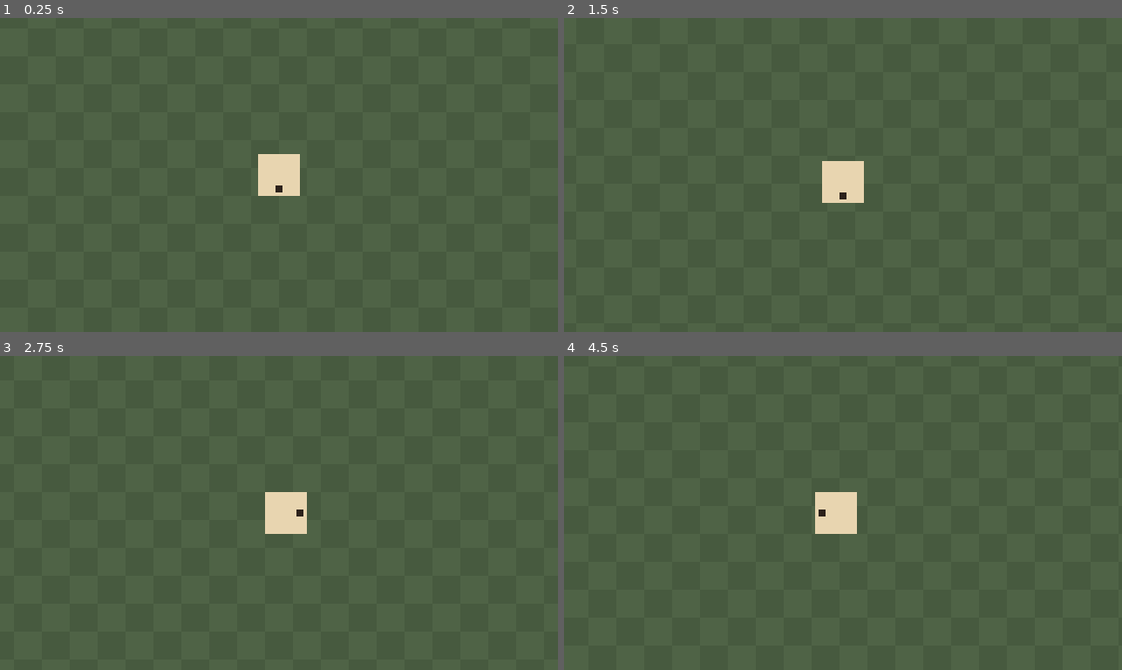
Above: before the commit, frames 1-4 (two rows, left to right).
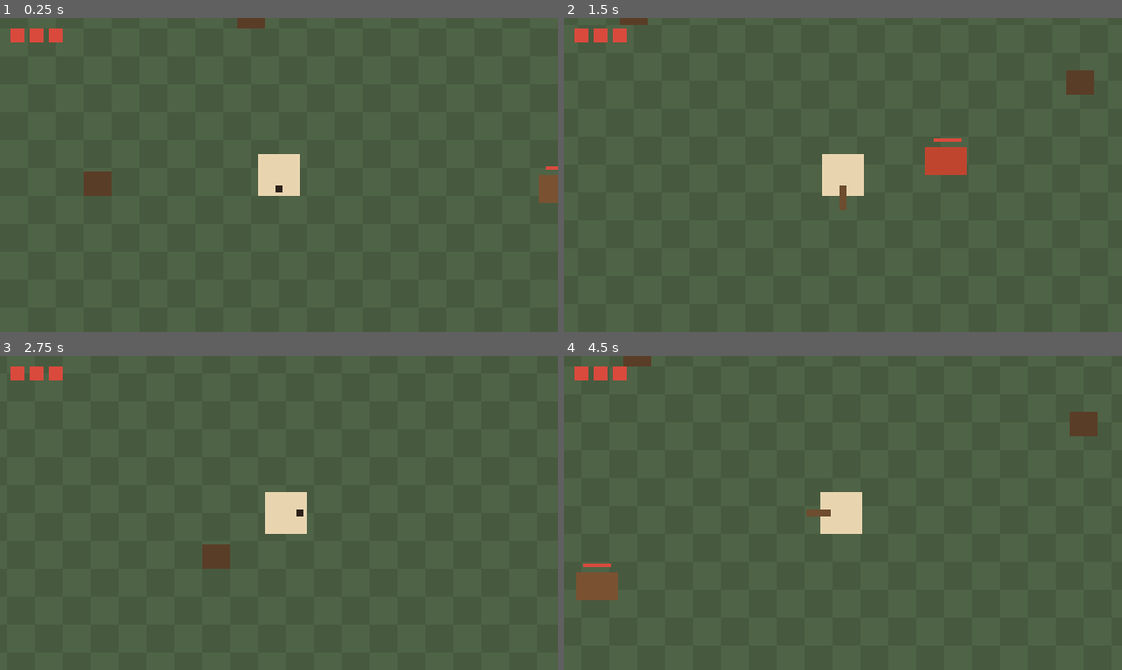
Above: after the commit, the same moments.

Repository: DavidGiangiacomo/dernier-specimen
Game: Godot game, scene res://terrain_de_test/terrain_de_test.tscn
The game is run twice, just before and just after one commit, with the same random seed, the same clock (stepped at 60 frames per second) and the same inputs.
Inputs:
- Up to frame 1 (0.25 s): no input
- Up to frame 2 (1.5 s): hold Right (droite) 0.53-1.28 s; tap Space (roulade) at 0.6 s; tap J (attaque, bound only after the commit) at 0.8, 1.35 s; hold Down (bas) from 1.28 s (still down)
- Up to frame 3 (2.75 s): tap Space (roulade) at 1.55, 2.1 s; release Down (bas) at 2.03 s; hold Right (droite) from 2.03 s (still down); tap J (attaque, bound only after the commit) at 2.3 s
- Up to frame 4 (4.5 s): release Right (droite) at 2.78 s; hold Up (haut) 2.78-3.53 s; tap J (attaque, bound only after the commit) at 2.85, 3.8, 4.35 s; tap Space (roulade) at 3.05, 3.6 s; hold Left (gauche) from 3.53 s (still down)

The runs differ from the first frame. In frame 1, 1.2% of the frame differs, in the area x 1-100%, y 0-59%; in frame 2, 2.0%, in the area x 1-95%, y 0-62%; in frame 3, 0.7%; in frame 4, 1.9%.

Commit message:
Jalon 1 : taper et être tapé
Hitbox et hurtbox réutilisables (jeu/combat/) sur des calques nommés :
une hitbox ne touche une cible qu'une fois par coup, et une hurtbox
reste invincible un moment après un coup.

Gojo frappe avec le bâton ferré (1 dégât, cadence 0,35 s, portée
courte, recul léger), a 6 PV affichés en 3 cœurs, flashe et clignote
pendant les 0,8 s d'invincibilité qui suivent un coup, et tombe K.O.
à 0 PV : le terrain de test recommence alors au bout de 1,5 s.

La hure des souches (8 PV) erre, repère Gojo, rougit et tremble avant
de foncer en ligne droite ; sa charge enlève un cœur. Contre une
souche ou un mur, elle reste étourdie 1,5 s.

Le terrain de test reçoit quatre souches, une hure et les cœurs, avec
un tri par profondeur. Contrôle : J, X ou manette X pour frapper.

Refs #2

Co-Authored-By: Claude Opus 5.5 <noreply@anthropic.com>
Claude-Session: https://claude.ai/code/session_01AbzeBGv4Wc9VKRR2FxReNg

Diff:
--- /dev/null
+++ b/jeu/combat/hitbox.gd
@@ -0,0 +1,29 @@
+class_name Hitbox
+extends Area2D
+## Une zone qui fait mal : le bâton de Gojo, la charge de la hure…
+##
+## Elle ne touche que les hurtbox dont le masque contient son calque :
+## « coups de Gojo » pour Gojo, « coups des créatures » pour les créatures.
+## Chaque cible n'est touchée qu'une fois par coup, même si le coup dure longtemps.
+
+## PV retirés à ce qui est touché.
+@export var degats := 1
+## Vitesse donnée à la cible pour la faire reculer, en pixels par seconde.
+@export var force_recul := 120.0
+## Une hitbox inactive ne fait pas mal. La réactiver commence un nouveau coup.
+@export var active := true:
+	set(valeur):
+		if valeur and not active:
+			_deja_touchees.clear()
+		active = valeur
+
+var _deja_touchees: Array[Hurtbox] = []
+
+
+## Vrai si ce coup peut encore toucher cette hurtbox.
+func peut_toucher(hurtbox: Hurtbox) -> bool:
+	return active and not _deja_touchees.has(hurtbox)
+
+
+func noter_touchee(hurtbox: Hurtbox) -> void:
+	_deja_touchees.append(hurtbox)
--- /dev/null
+++ b/jeu/combat/hurtbox.gd
@@ -0,0 +1,41 @@
+class_name Hurtbox
+extends Area2D
+## Une zone qui peut être touchée. Elle prévient son propriétaire quand une hitbox active la touche.
+##
+## Après un coup, elle ne peut plus être touchée pendant un moment :
+## c'est ce qui évite de perdre tous ses PV d'un seul contact.
+
+signal touchee(hitbox: Hitbox)
+
+## Marge pour les arrondis : 48 × (1/60) ne tombe pas pile sur 0,8.
+const MARGE_ARRONDI := 0.001
+
+## Après un coup, temps pendant lequel on ne peut plus être touché, en secondes.
+@export var invincibilite_apres_coup := 0.8
+## Mis à vrai par le propriétaire, par exemple pendant le début de la roulade.
+var invincible := false
+
+var _temps_invincibilite := 0.0
+
+
+## Vrai tant qu'aucun coup ne peut passer : roulade, ou juste après un coup.
+func est_invincible() -> bool:
+	return invincible or vient_d_etre_touchee()
+
+
+## Vrai pendant l'invincibilité qui suit un coup (pas celle de la roulade).
+func vient_d_etre_touchee() -> bool:
+	return _temps_invincibilite > MARGE_ARRONDI
+
+
+func _physics_process(delta: float) -> void:
+	_temps_invincibilite = maxf(_temps_invincibilite - delta, 0.0)
+	if est_invincible():
+		return
+	for zone in get_overlapping_areas():
+		var hitbox := zone as Hitbox
+		if hitbox and hitbox.peut_toucher(self):
+			hitbox.noter_touchee(self)
+			_temps_invincibilite = invincibilite_apres_coup
+			touchee.emit(hitbox)
+			return
--- /dev/null
+++ b/jeu/creatures/hure/hure.gd
@@ -0,0 +1,150 @@
+extends CharacterBody2D
+## La hure des souches, version jalon 1 : un ennemi qui fonce.
+##
+## Elle erre, repère Gojo, se prépare, puis charge en ligne droite.
+## Si elle heurte une souche ou un mur, elle reste étourdie un moment.
+## Sa charge ne fait mal que pendant qu'elle fonce.
+
+enum Etat { ERRANCE, PREPARATION, CHARGE, ETOURDIE, REPOS }
+
+## Marge pour les arrondis sur les durées.
+const MARGE_ARRONDI := 0.001
+## Durée du flash blanc quand elle est touchée, en secondes.
+const DUREE_ECLAT := 0.1
+## Largeur de la barre de PV au-dessus d'elle, en pixels.
+const LARGEUR_BARRE := 16.0
+
+@export_group("Vie")
+## PV de départ.
+@export var pv_max := 8
+
+@export_group("Errance")
+## Vitesse quand elle se promène, en pixels par seconde.
+@export var vitesse_errance := 20.0
+## Durée de chaque petite marche ou pause pendant l'errance, en secondes.
+@export var duree_pas_errance := 1.2
+## Distance à laquelle elle repère Gojo, en pixels.
+@export var distance_detection := 96.0
+
+@export_group("Charge")
+## Temps pendant lequel elle se prépare avant de foncer, en secondes.
+@export var duree_preparation := 0.6
+## Vitesse de la charge, en pixels par seconde.
+@export var vitesse_charge := 200.0
+## Durée maximale d'une charge, en secondes.
+@export var duree_charge_max := 1.0
+## Temps étourdie après avoir heurté une souche ou un mur, en secondes.
+@export var duree_etourdissement := 1.5
+## Temps de repos après une charge qui n'a rien heurté, en secondes.
+@export var duree_repos := 0.8
+## À quelle vitesse elle freine, en pixels par seconde, chaque seconde.
+@export var freinage := 600.0
+
+@export_group("Couleurs provisoires")
+## Couleur du rectangle en temps normal.
+@export var couleur_normale := Color("7a5232")
+## Couleur pendant qu'elle se prépare à charger : c'est l'avertissement pour le joueur.
+@export var couleur_preparation := Color("c0452f")
+## Couleur quand elle est étourdie.
+@export var couleur_etourdie := Color("a89a8a")
+
+var etat := Etat.ERRANCE
+var pv := 0
+
+var _temps_etat := 0.0
+var _direction := Vector2.ZERO
+var _temps_eclat := 0.0
+var _gojo: Node2D
+
+@onready var _corps: ColorRect = $Corps
+@onready var _barre_pv: ColorRect = $BarreFond/BarrePv
+@onready var _hurtbox: Hurtbox = $Hurtbox
+@onready var _hitbox_charge: Hitbox = $HitboxCharge
+
+
+func _ready() -> void:
+	pv = pv_max
+	_hurtbox.touchee.connect(_on_touchee)
+	_gojo = get_tree().get_first_node_in_group("gojo")
+	_changer_etat(Etat.ERRANCE)
+
+
+func _physics_process(delta: float) -> void:
+	_temps_etat += delta
+	_temps_eclat = maxf(_temps_eclat - delta, 0.0)
+
+	match etat:
+		Etat.ERRANCE:
+			if _voit_gojo():
+				_changer_etat(Etat.PREPARATION)
+			elif _temps_ecoule(duree_pas_errance):
+				_changer_etat(Etat.ERRANCE)
+		Etat.PREPARATION:
+			if _gojo:
+				_direction = global_position.direction_to(_gojo.global_position)
+			if _temps_ecoule(duree_preparation):
+				_changer_etat(Etat.CHARGE)
+		Etat.CHARGE:
+			if _temps_ecoule(duree_charge_max):
+				_changer_etat(Etat.REPOS)
+		Etat.ETOURDIE:
+			if _temps_ecoule(duree_etourdissement):
+				_changer_etat(Etat.ERRANCE)
+		Etat.REPOS:
+			if _temps_ecoule(duree_repos):
+				_changer_etat(Etat.ERRANCE)
+
+	if etat == Etat.CHARGE:
+		velocity = _direction * vitesse_charge
+	else:
+		var vitesse_visee := _direction * vitesse_errance if etat == Etat.ERRANCE else Vector2.ZERO
+		velocity = velocity.move_toward(vitesse_visee, freinage * delta)
+
+	move_and_slide()
+	if etat == Etat.CHARGE and get_slide_collision_count() > 0:
+		velocity = Vector2.ZERO
+		_changer_etat(Etat.ETOURDIE)
+
+	_hitbox_charge.active = etat == Etat.CHARGE
+	_mettre_a_jour_apparence()
+
+
+func _changer_etat(nouvel_etat: Etat) -> void:
+	etat = nouvel_etat
+	_temps_etat = 0.0
+	if etat == Etat.ERRANCE:
+		# Une fois sur deux elle s'arrête, sinon elle part dans une direction au hasard.
+		_direction = Vector2.ZERO if randf() < 0.5 else Vector2.RIGHT.rotated(randf() * TAU)
+
+
+func _voit_gojo() -> bool:
+	return _gojo != null and global_position.distance_to(_gojo.global_position) <= distance_detection
+
+
+func _temps_ecoule(duree: float) -> bool:
+	return _temps_etat >= duree - MARGE_ARRONDI
+
+
+func _on_touchee(hitbox: Hitbox) -> void:
+	pv = maxi(pv - hitbox.degats, 0)
+	_temps_eclat = DUREE_ECLAT
+	# Quand elle charge, rien ne la fait reculer.
+	if etat != Etat.CHARGE:
+		velocity = (global_position - hitbox.global_position).normalized() * hitbox.force_recul
+	if pv == 0:
+		queue_free()
+
+
+func _mettre_a_jour_apparence() -> void:
+	var couleur := couleur_normale
+	_corps.position.x = -_corps.size.x / 2.0
+	if etat == Etat.PREPARATION:
+		couleur = couleur_preparation
+		# Elle tremble avant de foncer.
+		_corps.position.x += 1.0 if posmod(Engine.get_physics_frames(), 4) < 2 else -1.0
+	elif etat == Etat.ETOURDIE:
+		couleur = couleur_etourdie
+	if _temps_eclat > MARGE_ARRONDI:
+		couleur = Color.WHITE
+	_corps.color = couleur
+	_barre_pv.size.x = LARGEUR_BARRE * pv / pv_max
--- /dev/null
+++ b/jeu/creatures/hure/hure.tscn
@@ -0,0 +1,68 @@
+[gd_scene format=3]
+
+[ext_resource type="Script" path="res://creatures/hure/hure.gd" id="1_script"]
+[ext_resource type="Script" path="res://combat/hitbox.gd" id="2_hitbox"]
+[ext_resource type="Script" path="res://combat/hurtbox.gd" id="3_hurtbox"]
+
+[sub_resource type="RectangleShape2D" id="RectangleShape2D_pieds"]
+size = Vector2(20, 8)
+
+[sub_resource type="RectangleShape2D" id="RectangleShape2D_corps"]
+size = Vector2(22, 14)
+
+[sub_resource type="RectangleShape2D" id="RectangleShape2D_charge"]
+size = Vector2(24, 16)
+
+[node name="Hure" type="CharacterBody2D"]
+collision_layer = 4
+motion_mode = 1
+script = ExtResource("1_script")
+
+[node name="Corps" type="ColorRect" parent="."]
+offset_left = -12.0
+offset_top = -16.0
+offset_right = 12.0
+mouse_filter = 2
+color = Color(0.47843137, 0.32156864, 0.19607843, 1)
+
+[node name="BarreFond" type="ColorRect" parent="."]
+offset_left = -8.0
+offset_top = -21.0
+offset_right = 8.0
+offset_bottom = -19.0
+mouse_filter = 2
+color = Color(0.13725491, 0.16078432, 0.12156863, 1)
+
+[node name="BarrePv" type="ColorRect" parent="BarreFond"]
+offset_right = 16.0
+offset_bottom = 2.0
+mouse_filter = 2
+color = Color(0.8509804, 0.2901961, 0.23921569, 1)
+
+[node name="CollisionShape2D" type="CollisionShape2D" parent="."]
+position = Vector2(0, -4)
+shape = SubResource("RectangleShape2D_pieds")
+
+[node name="Hurtbox" type="Area2D" parent="."]
+collision_layer = 0
+collision_mask = 8
+monitorable = false
+script = ExtResource("3_hurtbox")
+invincibilite_apres_coup = 0.2
+
+[node name="CollisionShape2D" type="CollisionShape2D" parent="Hurtbox"]
+position = Vector2(0, -8)
+shape = SubResource("RectangleShape2D_corps")
+
+[node name="HitboxCharge" type="Area2D" parent="."]
+collision_layer = 16
+collision_mask = 0
+monitoring = false
+script = ExtResource("2_hitbox")
+degats = 2
+force_recul = 200.0
+active = false
+
+[node name="CollisionShape2D" type="CollisionShape2D" parent="HitboxCharge"]
+position = Vector2(0, -8)
+shape = SubResource("RectangleShape2D_charge")
--- a/jeu/gojo/gojo.gd
+++ b/jeu/gojo/gojo.gd
@@ -1,16 +1,25 @@
+class_name Gojo
 extends CharacterBody2D
 ## Gojo, le personnage joueur.
 ##
 ## Jalon 0 : déplacement en huit directions, roulade et caméra.
+## Jalon 1 : coup de bâton, PV, recul et invincibilité après un coup.
 ## Toutes les valeurs @export se règlent dans l'inspecteur, sans toucher au code.
 ## Ce sont des points de départ : elles seront toutes fausses au premier test.
 
-enum Etat { MARCHE, ROULADE }
+## Émis à chaque fois que les PV changent (pour les cœurs à l'écran).
+signal pv_changes(pv: int, pv_max: int)
+## Émis quand Gojo tombe à 0 PV. C'est le niveau qui décide de la suite.
+signal ko
+
+enum Etat { MARCHE, ROULADE, ATTAQUE, KO }
 
 ## Le milieu du corps : Gojo fait 24 × 24 pixels, et son origine est à ses pieds.
 const CENTRE := Vector2(0, -12)
 ## Marge pour les arrondis : 15 × (1/60) donne 0,24999… et non 0,25.
 const MARGE_ARRONDI := 0.001
+## Durée du flash blanc quand Gojo est touché, en secondes.
+const DUREE_ECLAT := 0.1
 
 @export_group("Marche")
 ## Vitesse de marche, en pixels par seconde.
@@ -30,45 +39,83 @@
 ## Temps d'attente entre la fin d'une roulade et la suivante, en secondes.
 @export var recharge_roulade := 0.6
 
+@export_group("Bâton")
+## Temps minimum entre le début de deux coups, en secondes.
+@export var cadence_attaque := 0.35
+## Durée pendant laquelle le coup fait mal et Gojo reste sur place, en secondes.
+@export var duree_coup := 0.12
+
+@export_group("Vie")
+## PV de départ. Un cœur vaut 2 PV.
+@export var pv_max := 6
+
 @export_group("Couleurs provisoires")
 ## Couleur du rectangle quand Gojo marche.
 @export var couleur_marche := Color("e8d5b0")
 ## Couleur du rectangle pendant la roulade.
 @export var couleur_roulade := Color("fff8e8")
+## Couleur du rectangle quand Gojo est K.O.
+@export var couleur_ko := Color("6b5f52")
 
 var etat := Etat.MARCHE
-## Vrai au début de la roulade : les coups ne feront rien (servira au jalon 1).
-var est_invincible := false
+var pv := 0
+## Vrai au début de la roulade : les coups ne passent pas.
+var invincible_en_roulade := false
 ## La dernière direction dans laquelle Gojo a bougé.
-## La roulade part par là si le joueur ne tient aucune direction.
+## La roulade et le coup de bâton partent par là.
 var direction_regard := Vector2.DOWN
 
 var _direction_roulade := Vector2.ZERO
 var _temps_roulade := 0.0
 var _temps_recharge := 0.0
+var _temps_coup := 0.0
+var _temps_avant_coup := 0.0
+var _temps_eclat := 0.0
 
 @onready var _corps: ColorRect = $Corps
 @onready var _repere_regard: ColorRect = $RepereRegard
+@onready var _baton: Node2D = $Baton
+@onready var _hitbox_baton: Hitbox = $Baton/Hitbox
+@onready var _hurtbox: Hurtbox = $Hurtbox
+
+
+func _ready() -> void:
+	pv = pv_max
+	_hurtbox.touchee.connect(_on_touchee)
+	_ranger_baton()
 
 
 func _physics_process(delta: float) -> void:
 	var direction := Input.get_vector("gauche", "droite", "haut", "bas")
+	_temps_avant_coup = maxf(_temps_avant_coup - delta, 0.0)
+	_temps_eclat = maxf(_temps_eclat - delta, 0.0)
 
-	if etat == Etat.ROULADE and _temps_roulade_ecoule(duree_roulade):
+	if etat == Etat.ROULADE and _temps_ecoule(_temps_roulade, duree_roulade):
 		_finir_roulade()
+	elif etat == Etat.ATTAQUE and _temps_ecoule(_temps_coup, duree_coup):
+		_finir_coup()
 
 	if etat == Etat.MARCHE:
 		_temps_recharge = maxf(_temps_recharge - delta, 0.0)
 		if Input.is_action_just_pressed("roulade") and _temps_recharge <= MARGE_ARRONDI:
 			_commencer_roulade(direction)
+		elif Input.is_action_just_pressed("attaque") and _temps_avant_coup <= MARGE_ARRONDI:
+			_commencer_coup()
 
-	if etat == Etat.ROULADE:
-		est_invincible = not _temps_roulade_ecoule(duree_invincibilite)
-		velocity = _direction_roulade * vitesse_roulade
-		_temps_roulade += delta
-	else:
-		_marcher(direction, delta)
+	match etat:
+		Etat.MARCHE:
+			_marcher(direction, delta)
+		Etat.ROULADE:
+			invincible_en_roulade = not _temps_ecoule(_temps_roulade, duree_invincibilite)
+			velocity = _direction_roulade * vitesse_roulade
+			_temps_roulade += delta
+		Etat.ATTAQUE:
+			_marcher(Vector2.ZERO, delta)
+			_temps_coup += delta
+		Etat.KO:
+			_marcher(Vector2.ZERO, delta)
 
+	_hurtbox.invincible = invincible_en_roulade or etat == Etat.KO
 	move_and_slide()
 	_mettre_a_jour_apparence()
 
@@ -89,17 +136,64 @@
 	_direction_roulade = direction_regard
 
 
-func _temps_roulade_ecoule(duree: float) -> bool:
-	return _temps_roulade >= duree - MARGE_ARRONDI
-
-
 func _finir_roulade() -> void:
 	etat = Etat.MARCHE
-	est_invincible = false
+	invincible_en_roulade = false
 	_temps_recharge = recharge_roulade
 
 
+func _commencer_coup() -> void:
+	etat = Etat.ATTAQUE
+	_temps_coup = 0.0
+	_temps_avant_coup = cadence_attaque
+	_baton.visible = true
+	_hitbox_baton.active = true
+
+
+func _finir_coup() -> void:
+	etat = Etat.MARCHE
+	_ranger_baton()
+
+
+func _ranger_baton() -> void:
+	_baton.visible = false
+	_hitbox_baton.active = false
+
+
+func _on_touchee(hitbox: Hitbox) -> void:
+	pv = maxi(pv - hitbox.degats, 0)
+	pv_changes.emit(pv, pv_max)
+	velocity = (global_position - hitbox.global_position).normalized() * hitbox.force_recul
+	_temps_eclat = DUREE_ECLAT
+	if pv == 0:
+		etat = Etat.KO
+		invincible_en_roulade = false
+		_ranger_baton()
+		ko.emit()
+
+
+func _temps_ecoule(temps: float, duree: float) -> bool:
+	return temps >= duree - MARGE_ARRONDI
+
+
 func _mettre_a_jour_apparence() -> void:
-	_corps.color = couleur_roulade if etat == Etat.ROULADE else couleur_marche
-	_corps.modulate.a = 0.5 if est_invincible else 1.0
+	var couleur := couleur_marche
+	if etat == Etat.ROULADE:
+		couleur = couleur_roulade
+	elif etat == Etat.KO:
+		couleur = couleur_ko
+	if _temps_eclat > MARGE_ARRONDI:
+		couleur = Color.WHITE
+	_corps.color = couleur
+
+	var opacite := 1.0
+	if invincible_en_roulade:
+		opacite = 0.5
+	elif _hurtbox.vient_d_etre_touchee() and etat != Etat.KO:
+		# Gojo clignote tant qu'il est invincible après un coup.
+		opacite = 0.25 if posmod(Engine.get_physics_frames(), 10) < 5 else 1.0
+	_corps.modulate.a = opacite
+
+	# Le bâton suit le regard même rangé, pour que le coup parte du bon côté dès la première image.
+	_baton.rotation = direction_regard.angle()
 	_repere_regard.position = CENTRE + direction_regard * 8.0 - _repere_regard.size / 2.0
--- a/jeu/gojo/gojo.tscn
+++ b/jeu/gojo/gojo.tscn
@@ -1,11 +1,20 @@
 [gd_scene format=3]
 
 [ext_resource type="Script" path="res://gojo/gojo.gd" id="1_script"]
+[ext_resource type="Script" path="res://combat/hitbox.gd" id="2_hitbox"]
+[ext_resource type="Script" path="res://combat/hurtbox.gd" id="3_hurtbox"]
 
 [sub_resource type="RectangleShape2D" id="RectangleShape2D_pieds"]
 size = Vector2(20, 8)
 
-[node name="Gojo" type="CharacterBody2D"]
+[sub_resource type="RectangleShape2D" id="RectangleShape2D_corps"]
+size = Vector2(20, 22)
+
+[sub_resource type="RectangleShape2D" id="RectangleShape2D_baton"]
+size = Vector2(14, 16)
+
+[node name="Gojo" type="CharacterBody2D" groups=["gojo"]]
+collision_layer = 2
 motion_mode = 1
 script = ExtResource("1_script")
 
@@ -24,6 +33,39 @@
 mouse_filter = 2
 color = Color(0.17254902, 0.12941177, 0.10196079, 1)
 
+[node name="Baton" type="Node2D" parent="."]
+position = Vector2(0, -12)
+z_index = 1
+
+[node name="Visuel" type="ColorRect" parent="Baton"]
+offset_left = 6.0
+offset_top = -2.0
+offset_right = 20.0
+offset_bottom = 2.0
+mouse_filter = 2
+color = Color(0.43137255, 0.3019608, 0.18431373, 1)
+
+[node name="Hitbox" type="Area2D" parent="Baton"]
+collision_layer = 8
+collision_mask = 0
+monitoring = false
+script = ExtResource("2_hitbox")
+active = false
+
+[node name="CollisionShape2D" type="CollisionShape2D" parent="Baton/Hitbox"]
+position = Vector2(13, 0)
+shape = SubResource("RectangleShape2D_baton")
+
+[node name="Hurtbox" type="Area2D" parent="."]
+collision_layer = 0
+collision_mask = 16
+monitorable = false
+script = ExtResource("3_hurtbox")
+
+[node name="CollisionShape2D" type="CollisionShape2D" parent="Hurtbox"]
+position = Vector2(0, -11)
+shape = SubResource("RectangleShape2D_corps")
+
 [node name="CollisionShape2D" type="CollisionShape2D" parent="."]
 position = Vector2(0, -4)
 shape = SubResource("RectangleShape2D_pieds")
--- /dev/null
+++ b/jeu/interface/coeurs.gd
@@ -0,0 +1,35 @@
+extends Control
+## Les cœurs de Gojo, en haut à gauche de l'écran. Un cœur vaut 2 PV.
+
+## Côté d'un cœur, en pixels.
+const TAILLE := 8
+## Espace entre deux cœurs, en pixels.
+const ECART := 3
+
+@export var gojo: Gojo
+@export var couleur_plein := Color("d94a3d")
+@export var couleur_vide := Color("3a2420")
+
+var _pv := 0
+var _pv_max := 0
+
+
+func _ready() -> void:
+	if gojo:
+		gojo.pv_changes.connect(_on_pv_changes)
+		_on_pv_changes(gojo.pv, gojo.pv_max)
+
+
+func _on_pv_changes(pv: int, pv_max: int) -> void:
+	_pv = pv
+	_pv_max = pv_max
+	queue_redraw()
+
+
+func _draw() -> void:
+	for i in ceili(_pv_max / 2.0):
+		var case := Rect2(i * (TAILLE + ECART), 0, TAILLE, TAILLE)
+		draw_rect(case, couleur_vide)
+		var rempli := clampi(_pv - i * 2, 0, 2)
+		if rempli > 0:
+			draw_rect(Rect2(case.position, Vector2(TAILLE * rempli / 2.0, TAILLE)), couleur_plein)
--- a/jeu/project.godot
+++ b/jeu/project.godot
@@ -64,6 +64,21 @@
 , Object(InputEventJoypadButton,"resource_local_to_scene":false,"resource_name":"","device":-1,"button_index":0,"pressure":0.0,"pressed":false,"script":null)
 ]
 }
+attaque={
+"deadzone": 0.2,
+"events": [Object(InputEventKey,"resource_local_to_scene":false,"resource_name":"","device":-1,"window_id":0,"alt_pressed":false,"shift_pressed":false,"ctrl_pressed":false,"meta_pressed":false,"pressed":false,"keycode":0,"physical_keycode":74,"key_label":0,"unicode":0,"location":0,"echo":false,"script":null)
+, Object(InputEventKey,"resource_local_to_scene":false,"resource_name":"","device":-1,"window_id":0,"alt_pressed":false,"shift_pressed":false,"ctrl_pressed":false,"meta_pressed":false,"pressed":false,"keycode":0,"physical_keycode":88,"key_label":0,"unicode":0,"location":0,"echo":false,"script":null)
+, Object(InputEventJoypadButton,"resource_local_to_scene":false,"resource_name":"","device":-1,"button_index":2,"pressure":0.0,"pressed":false,"script":null)
+]
+}
+
+[layer_names]
+
+2d_physics/layer_1="monde"
+2d_physics/layer_2="gojo"
+2d_physics/layer_3="créatures"
+2d_physics/layer_4="coups de Gojo"
+2d_physics/layer_5="coups des créatures"
 
 [physics]
 
--- /dev/null
+++ b/jeu/terrain_de_test/souche.tscn
@@ -0,0 +1,18 @@
+[gd_scene format=3]
+
+[sub_resource type="RectangleShape2D" id="RectangleShape2D_pied"]
+size = Vector2(14, 8)
+
+[node name="Souche" type="StaticBody2D"]
+collision_mask = 0
+
+[node name="Visuel" type="ColorRect" parent="."]
+offset_left = -8.0
+offset_top = -14.0
+offset_right = 8.0
+mouse_filter = 2
+color = Color(0.3529412, 0.23921569, 0.15294118, 1)
+
+[node name="CollisionShape2D" type="CollisionShape2D" parent="."]
+position = Vector2(0, -4)
+shape = SubResource("RectangleShape2D_pied")
--- a/jeu/terrain_de_test/terrain_de_test.gd
+++ b/jeu/terrain_de_test/terrain_de_test.gd
@@ -1,9 +1,10 @@
 @tool
 extends Node2D
-## Terrain de test du jalon 0 : un damier de tuiles de 16 × 16 pixels, entouré de murs.
+## Terrain de test : un damier de tuiles de 16 × 16 pixels, entouré de murs.
 ##
-## Ce n'est pas un décor, seulement un repère pour sentir le déplacement.
-## Il sera remplacé par la TileMap du Bois des Souches au jalon 4.
+## Ce n'est pas un décor, seulement un repère pour sentir le déplacement et tester le combat
+## (jalon 1 : quelques souches et une hure). Il sera remplacé par la TileMap du Bois des Souches
+## au jalon 4.
 
 const TAILLE_TUILE := 16
 
@@ -29,6 +30,10 @@
 		queue_redraw()
 ## La caméra qui doit s'arrêter aux murs.
 @export var camera: Camera2D
+## Quand Gojo tombe K.O., le terrain recommence depuis le début.
+@export var gojo: Gojo
+## Temps entre le K.O. de Gojo et le retour au début, en secondes.
+@export var duree_avant_recommencer := 1.5
 
 
 func _ready() -> void:
@@ -37,6 +42,8 @@
 	_construire_murs()
 	if camera:
 		_limiter_camera()
+	if gojo:
+		gojo.ko.connect(_on_gojo_ko)
 
 
 func _draw() -> void:
@@ -79,3 +86,8 @@
 	camera.limit_top = int(limites.position.y)
 	camera.limit_right = int(limites.end.x)
 	camera.limit_bottom = int(limites.end.y)
+
+
+func _on_gojo_ko() -> void:
+	await get_tree().create_timer(duree_avant_recommencer).timeout
+	get_tree().reload_current_scene()
--- a/jeu/terrain_de_test/terrain_de_test.tscn
+++ b/jeu/terrain_de_test/terrain_de_test.tscn
@@ -2,10 +2,43 @@
 
 [ext_resource type="Script" path="res://terrain_de_test/terrain_de_test.gd" id="1_script"]
 [ext_resource type="PackedScene" path="res://gojo/gojo.tscn" id="2_gojo"]
+[ext_resource type="PackedScene" path="res://terrain_de_test/souche.tscn" id="3_souche"]
+[ext_resource type="PackedScene" path="res://creatures/hure/hure.tscn" id="4_hure"]
+[ext_resource type="Script" path="res://interface/coeurs.gd" id="5_coeurs"]
 
-[node name="TerrainDeTest" type="Node2D" node_paths=PackedStringArray("camera")]
+[node name="TerrainDeTest" type="Node2D" node_paths=PackedStringArray("camera", "gojo")]
+y_sort_enabled = true
 script = ExtResource("1_script")
 camera = NodePath("Gojo/Camera2D")
+gojo = NodePath("Gojo")
+
+[node name="Souche1" parent="." instance=ExtResource("3_souche")]
+position = Vector2(216, 192)
+
+[node name="Souche2" parent="." instance=ExtResource("3_souche")]
+position = Vector2(304, 96)
+
+[node name="Souche3" parent="." instance=ExtResource("3_souche")]
+position = Vector2(424, 304)
+
+[node name="Souche4" parent="." instance=ExtResource("3_souche")]
+position = Vector2(560, 136)
+
+[node name="Hure" parent="." instance=ExtResource("4_hure")]
+position = Vector2(480, 200)
 
 [node name="Gojo" parent="." instance=ExtResource("2_gojo")]
 position = Vector2(320, 192)
+
+[node name="Interface" type="CanvasLayer" parent="."]
+
+[node name="Coeurs" type="Control" parent="Interface" node_paths=PackedStringArray("gojo")]
+layout_mode = 3
+anchors_preset = 0
+offset_left = 6.0
+offset_top = 6.0
+offset_right = 46.0
+offset_bottom = 14.0
+mouse_filter = 2
+script = ExtResource("5_coeurs")
+gojo = NodePath("../../Gojo")
Not shown, added: jeu/combat/hitbox.gd.uid
Not shown, added: jeu/combat/hurtbox.gd.uid
Not shown, added: jeu/creatures/hure/hure.gd.uid
Not shown, added: jeu/interface/coeurs.gd.uid
